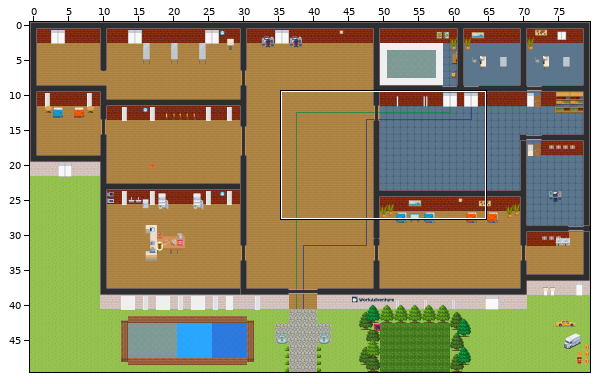
Two versions of a level (Tiled map (JSON), map.tmj). The first picture is a wide view before the edit; the outline marks the close-up.
Close-up. Before:
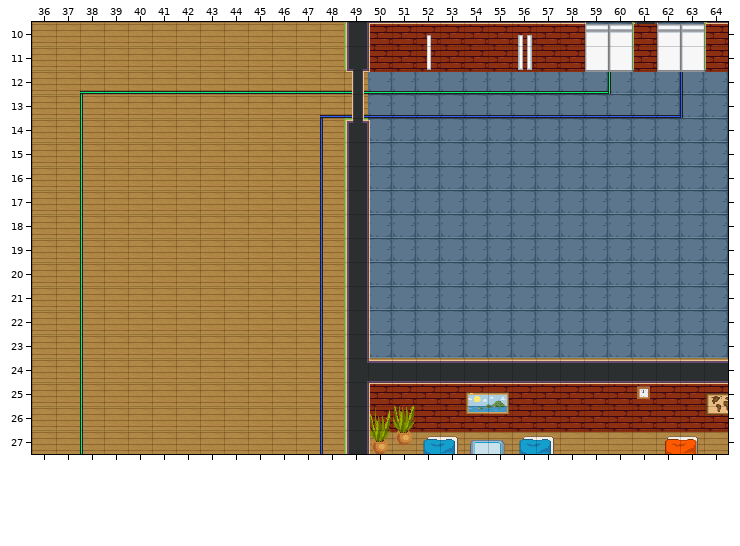
Cells are 32x32 px. Shown: x 36..64, y 10..27. The commit also changed other parts of the map, which this record leaves out.
New version:
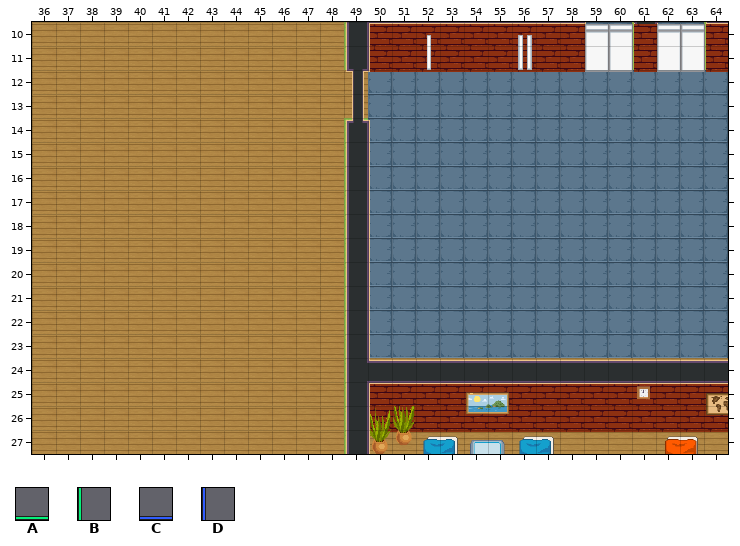
Key: from "WA_User_Interface": A 166, B 167, C 192, D 193.
_ is an empty cell, . an unchanged one.
The exact change:
--- layer "floor/Marquage Sol" (now hidden)
@@ x 38..63 @@
-12 AAAAAAAAAAAAAAAAAAAAAAB..D
-13 B.........CCCCCCCCCCCCCCCD
-14 B.........D...............
-15 B.........D...............
-16 B.........D...............
-17 B.........D...............
-18 B.........D...............
-19 B.........D...............
-20 B.........D...............
-21 B.........D...............
-22 B.........D...............
-23 B.........D...............
-24 B.........D...............
-25 B.........D...............
-26 B.........D...............
-27 B.........D...............
+12 _______________________.._
+13 _.........________________
+14 _........._...............
+15 _........._...............
+16 _........._...............
+17 _........._...............
+18 _........._...............
+19 _........._...............
+20 _........._...............
+21 _........._...............
+22 _........._...............
+23 _........._...............
+24 _........._...............
+25 _........._...............
+26 _........._...............
+27 _........._...............
